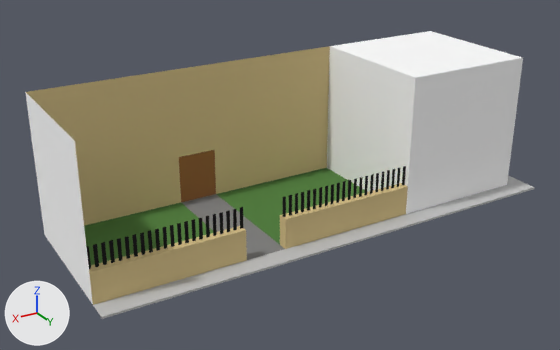
The glTF model assets/models/districts/sebastian/museum_art.glb as it was, and as the next commit left it.
The view is the same before and after, from a camera (50 mm lens) standing at (15.2, 26.6, 17.1) and looking at (-2.6, -3.2, 2.2). Arrows for +X, +Y and +Z are at lower left; the lights stay in place. The first picture is the older version. Where no turn or scale is listed for an object, it has been applied to the vertices.

The scene before the commit, as lines of its bpy script (objects in view):
```python
me_plane = bpy.data.meshes.new('Plane')
me_plane.from_pydata(...)  # 20 vertices, 24 faces; spans x -8.0..8.0, y -7.0..0.0, z 0.1..1.6
# faces by material slot: [4, 16, 4]
me_plane.materials.append(mat_grass)  # green #4f7f3a
me_plane.materials.append(mat_wall)  # yellow #d8c28a
me_plane.materials.append(mat_path)  # grey #808080
me_plane_002 = bpy.data.meshes.new('Plane.002')
me_plane_002.from_pydata(...)  # 88 vertices, 44 faces; spans x -3.5..3.5, y 0.0, z 0.0..1.0
me_plane_002.materials.append(mat_fences)  # black #000000
me_plane_003 = bpy.data.meshes.new('Plane.003')
me_plane_003.from_pydata(...)  # 88 vertices, 44 faces; spans x -3.5..3.5, y 0.0, z 0.0..1.0
me_plane_003.materials.append(mat_fences)  # black #000000
ob_fences = bpy.data.objects.new('Fences', me_plane_002)
ob_fences.location = (4.5, -0.25, 1.6)
ob_fences2 = bpy.data.objects.new('Fences2', me_plane_003)
ob_fences2.location = (-4.5, -0.25, 1.6)
ob_garden = bpy.data.objects.new('Garden', me_plane)
ob_garden.location = (0.0, 0.0, 0.0)
# also in view: 'Buildings' at (-4.0, -3.0, 3.5)
```
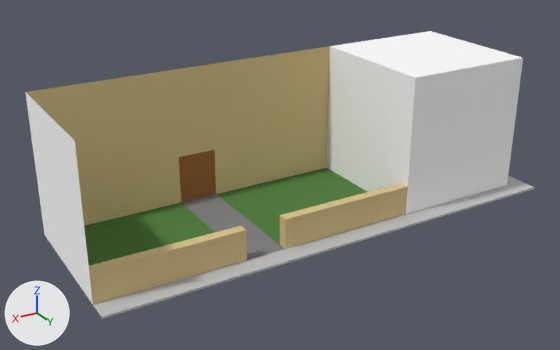
Patch to the scene script:
```diff
--- a/assets/models/districts/sebastian/museum_art.glb.py
+++ b/assets/models/districts/sebastian/museum_art.glb.py
@@ ob_fences @@
-ob_fences = bpy.data.objects.new('Fences', me_plane_002)
-ob_fences.location = (4.5, -0.25, 1.6)
@@ ob_fences2 @@
-ob_fences2 = bpy.data.objects.new('Fences2', me_plane_003)
-ob_fences2.location = (-4.5, -0.25, 1.6)
```

Boxes (x1, y1, x2, y2) around the edits, measured in the pictures (560 x 350 px):
'Fences', deleted (black): before (87, 207, 243, 269)
'Fences2', deleted (black): before (283, 166, 406, 217)
